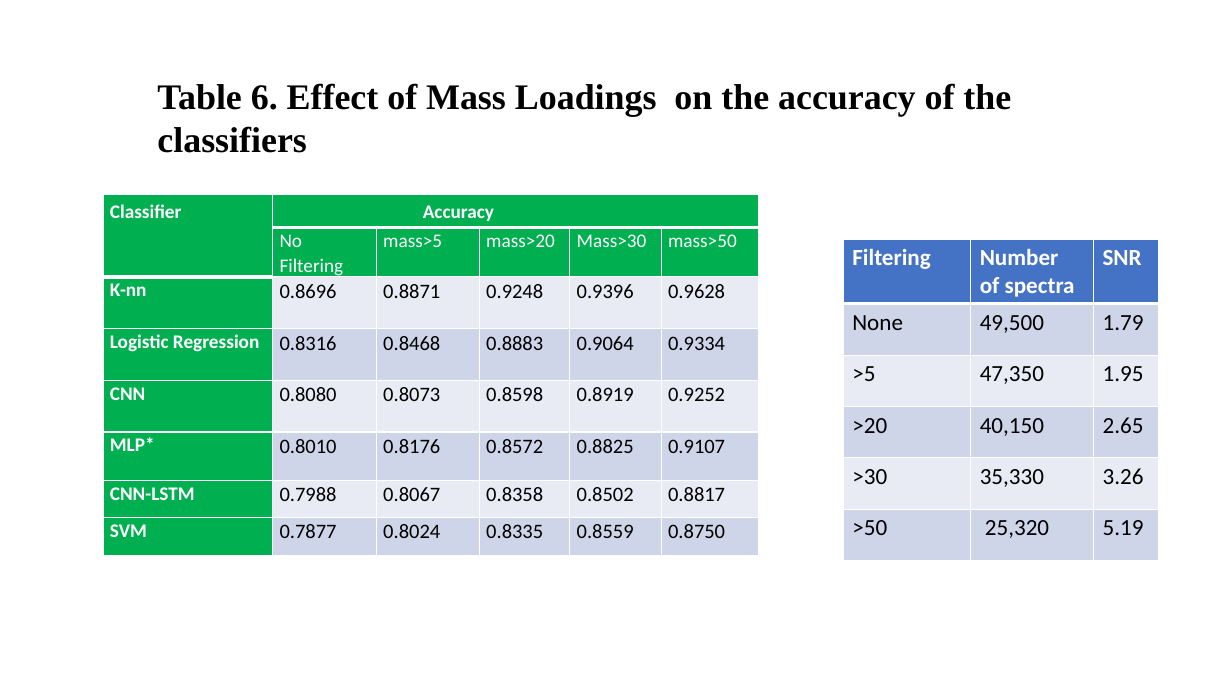
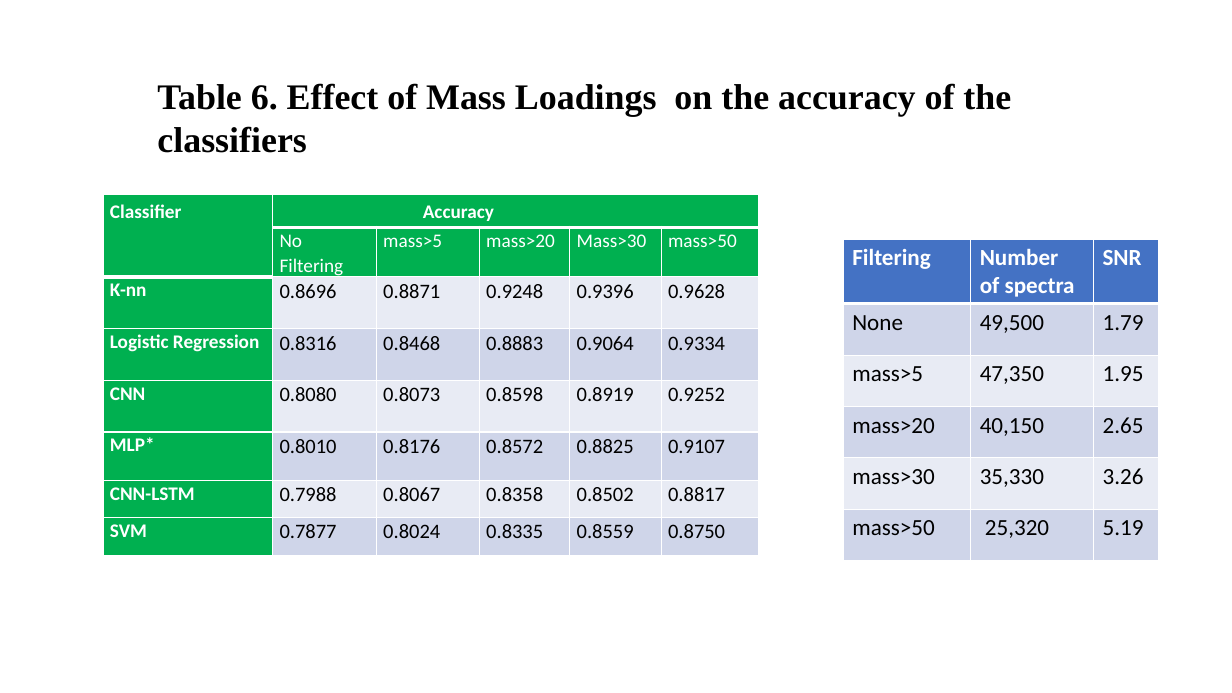
Before and after one commit to eacunafer/analytes, a slide deck: slide 28 of NRL40551.pptx. Drawn at 1232x693 pixels with LibreOffice and Linux fonts; fonts in the diff are those of the drawing. Boxes give left, top, right and bottom in pixels: in the first picture for what was removed or moved away, otherwise in the second. Text is boxed around its words. In the diff, an @@ line names an element or a change of style, - is before the commit and + after.

```diff
--- a/NRL40551.pptx
+++ b/NRL40551.pptx
@@ table at (843, 239, 1159, 561) @@
-row 3, column 1: >5
+row 3, column 1: mass>5
-row 4, column 1: >20
+row 4, column 1: mass>20
-row 5, column 1: >30
+row 5, column 1: mass>30
-row 6, column 1: >50
+row 6, column 1: mass>50
```
Also in this commit, not shown: 8 other slides changed.
